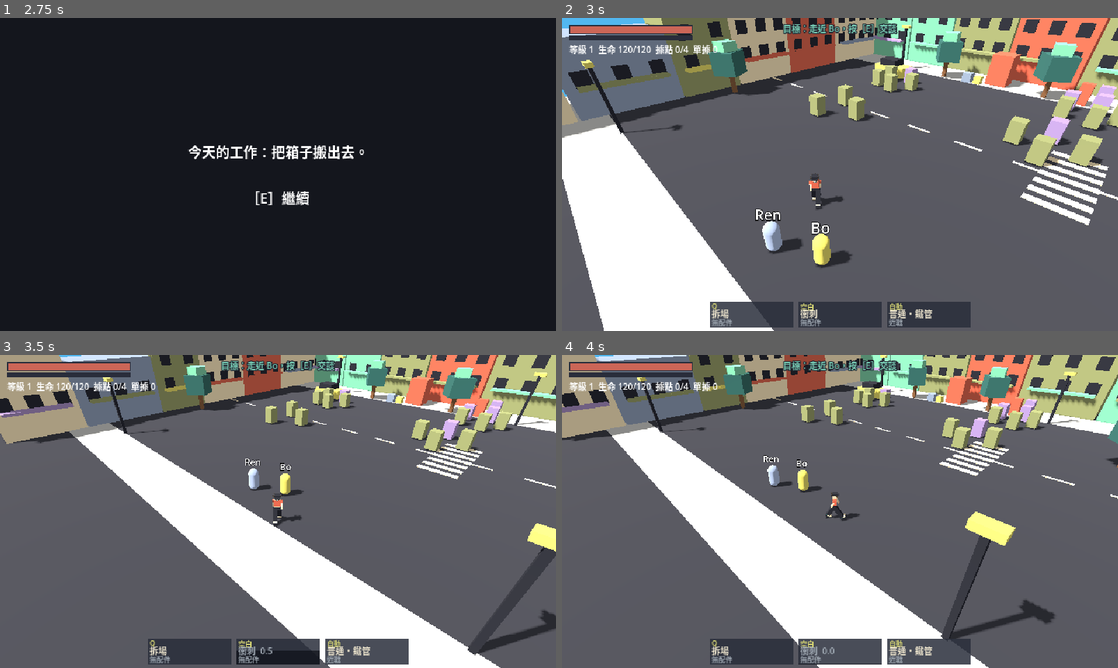
Above: before the commit, frames 1-4 (two rows, left to right).
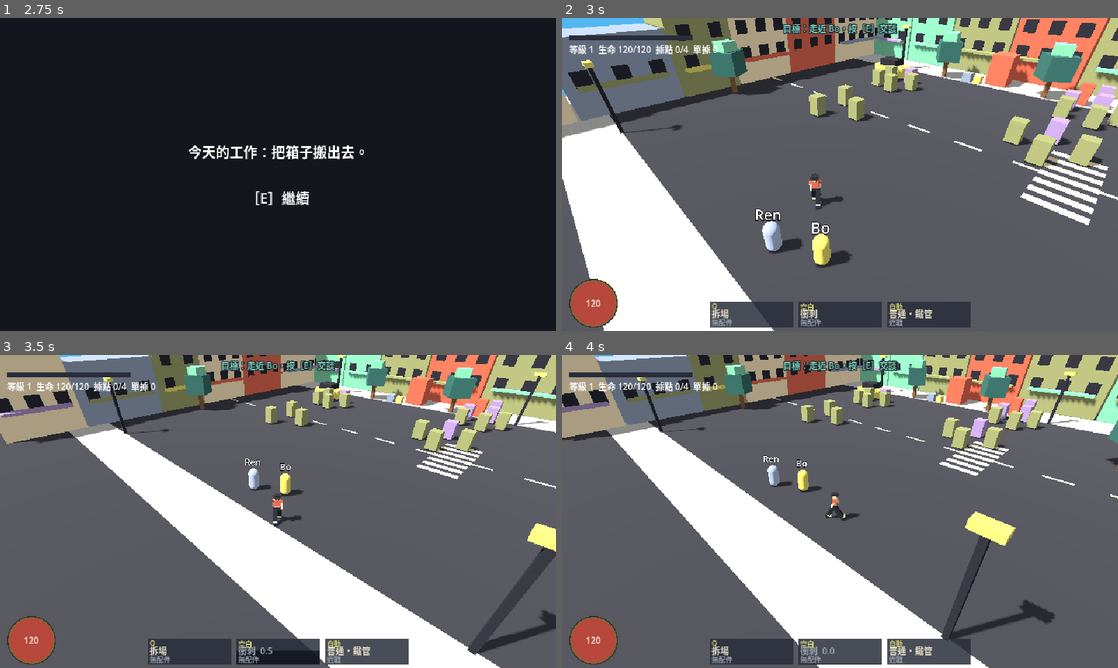
Above: after the commit, the same moments.

Repository: yauchai2/Game-Lab-2
Game: Godot game, scene res://game/title.tscn
Same seed, same stepped clock (60 frames per second), same inputs: the game is played once before the commit and once after it.
Inputs (mouse positions are in pixels of both pictures, inside the frame that each line leads up to):
- Up to frame 1 (2.75 s): click "新遊戲" at 0.5 s; click "選擇" at 1.25 s; tap Enter at 2 s; move the mouse to (400, 158) at 2.02 s; hold D from 2.03 s (still down); hold Alt from 2.03 s (still down); tap Z at 2.1 s; click (400, 158) at 2.17 s; tap Space at 2.27 s
- Up to frame 2 (3 s): tap Space at 2.75 s; move the mouse to (728, 190) at 2.77 s; release D at 2.78 s; release Alt at 2.78 s; hold S from 2.78 s (still down); tap Alt at 2.85 s; click (728, 190) at 2.92 s
- Up to frame 3 (3.5 s): keep holding S; tap Space at 3.02 s; tap Z at 3.05 s
- Up to frame 4 (4 s): move the mouse to (895, 442) at 3.52 s; release S at 3.53 s; hold D from 3.53 s (still down); hold Alt from 3.53 s (still down); tap Z at 3.6 s; click (895, 442) at 3.67 s

Frame 1 is identical in both runs. In frame 2, 1.7% of the frame differs, in the area x 1-24%, y 2-99%; in frame 3, 1.7%; in frame 4, 1.7%.

Commit message:
A 階段：傷害數字、敵人血條、頭目破防條、生命球、名牌過濾與點擊撿取
Co-Authored-By: Claude Sonnet 5.5 <noreply@anthropic.com>
Claude-Session: https://claude.ai/code/session_018tqqU7rwEZ4u67toavQ9ri

Diff:
--- a/game/scripts/boss.gd
+++ b/game/scripts/boss.gd
@@ -14,6 +14,13 @@
 var slam_pending := -1.0
 var slam_center := Vector3.ZERO
 var summoned := false
+## 破防：持續命中會累積，滿了就暈眩數秒，期間受到更多傷害。
+const BREAK_MAX := 160.0
+const STUN_TIME := 3.5
+const STUN_BONUS := 1.3
+var break_value := 0.0
+var break_decay_wait := 0.0
+var stun_left := 0.0
 
 func _ready() -> void:
 	max_hp = 520
@@ -22,6 +29,7 @@
 	attack_damage = 12
 	attack_cooldown = 1.4
 	base_color = Color("CC6657")
+	show_bar = false
 	super._ready()
 	add_to_group("boss")
 	aggro_range = 10.0
@@ -34,9 +42,18 @@
 		return
 	cooldown = maxf(cooldown - delta, 0.0)
 	knockback = knockback.move_toward(Vector3.ZERO, 30.0 * delta)
+	break_decay_wait -= delta
+	if break_decay_wait <= 0.0 and stun_left <= 0.0:
+		break_value = maxf(break_value - 12.0 * delta, 0.0)
 	var move := Vector3.ZERO
 	var player := get_tree().get_first_node_in_group("player")
-	if player and not player.dead:
+	if stun_left > 0.0:
+		stun_left -= delta
+		slam_pending = -1.0
+		_material.albedo_color = Color("9FB6E8") if int(stun_left * 8.0) % 2 == 0 else base_color
+		if stun_left <= 0.0:
+			_material.albedo_color = base_color
+	elif player and not player.dead:
 		var to: Vector3 = player.global_position - global_position
 		to.y = 0.0
 		var dist := to.length()
@@ -63,6 +80,21 @@
 	if not is_on_floor():
 		velocity.y -= gravity * delta
 	move_and_slide()
+
+func take_damage(amount: int, from_pos: Vector3 = Vector3.ZERO, knock := 6.0) -> void:
+	if hp <= 0:
+		return
+	if stun_left > 0.0:
+		amount = int(amount * STUN_BONUS)
+	elif awake:
+		break_value += amount
+		break_decay_wait = 2.0
+		if break_value >= BREAK_MAX:
+			break_value = 0.0
+			stun_left = STUN_TIME
+			SFX.play(self, "boss_warn", -2.0)
+			FLOATY.spawn(get_parent(), global_position + Vector3(0, 3.2, 0), "破防", Color("9FB6E8"), true)
+	super.take_damage(amount, from_pos, knock)
 
 func _slam_start(player: Node3D) -> void:
 	slam_cooldown = 3.5 if hp > max_hp * 0.5 else 2.5
--- a/game/scripts/enemy.gd
+++ b/game/scripts/enemy.gd
@@ -20,6 +20,11 @@
 const SFX := preload("res://game/scripts/sfx.gd")
 const PICKUP := preload("res://game/scripts/pickup.gd")
 const PROJECTILE := preload("res://game/scripts/projectile.gd")
+const FLOATY := preload("res://game/scripts/floaty.gd")
+
+var show_bar := true
+var bar_back := MeshInstance3D.new()
+var bar_fill := MeshInstance3D.new()
 
 @onready var mesh: MeshInstance3D = $Mesh
 
@@ -30,11 +35,46 @@
 		add_to_group(camp)
 	_material.albedo_color = base_color
 	mesh.material_override = _material
+	if show_bar:
+		_make_bar()
+
+func _bar_mesh(m: MeshInstance3D, color: Color, width: float) -> void:
+	var q := QuadMesh.new()
+	q.size = Vector2(width, 0.09)
+	m.mesh = q
+	var mat := StandardMaterial3D.new()
+	mat.albedo_color = color
+	mat.shading_mode = BaseMaterial3D.SHADING_MODE_UNSHADED
+	mat.billboard_mode = BaseMaterial3D.BILLBOARD_ENABLED
+	mat.no_depth_test = true
+	m.material_override = mat
+
+# 敵人血條：受傷後才顯示。
+func _make_bar() -> void:
+	_bar_mesh(bar_back, Color("14161D"), 0.84)
+	_bar_mesh(bar_fill, Color("CC6657"), 0.8)
+	bar_back.position = Vector3(0, 2.0, 0)
+	bar_fill.position = Vector3(0, 2.0, 0.01)
+	bar_back.visible = false
+	bar_fill.visible = false
+	add_child(bar_back)
+	add_child(bar_fill)
+
+func _update_bar() -> void:
+	var visible_bar := show_bar and hp > 0 and hp < max_hp
+	bar_back.visible = visible_bar
+	bar_fill.visible = visible_bar
+	if visible_bar:
+		var f := clampf(float(hp) / float(max_hp), 0.0, 1.0)
+		bar_fill.scale.x = maxf(f, 0.001)
+		bar_fill.position.x = -0.4 * (1.0 - f)
 
 func take_damage(amount: int, from_pos: Vector3 = Vector3.ZERO, knock := 6.0) -> void:
 	if hp <= 0:
 		return
 	hp -= amount
+	FLOATY.spawn(get_parent(), global_position + Vector3(0, 1.9, 0), str(amount))
+	_update_bar()
 	wake()
 	var away := global_position - from_pos
 	away.y = 0.0
@@ -48,6 +88,8 @@
 		if camp != "":
 			remove_from_group(camp)
 		collision_layer = 0
+		bar_back.visible = false
+		bar_fill.visible = false
 		_drop_loot()
 		SFX.play(self, "enemy_die", -4.0)
 		var die := create_tween()
--- /dev/null
+++ b/game/scripts/floaty.gd
@@ -0,0 +1,20 @@
+extends RefCounted
+## 浮動傷害數字：在 3D 世界裡向上飄並淡出。
+
+static func spawn(world: Node, pos: Vector3, text: String, color := Color("F4F0E4"), big := false) -> void:
+	var l := Label3D.new()
+	l.text = text
+	l.billboard = BaseMaterial3D.BILLBOARD_ENABLED
+	l.no_depth_test = true
+	l.pixel_size = 0.012 if big else 0.008
+	l.font_size = 40
+	l.outline_size = 10
+	l.modulate = color
+	l.outline_modulate = Color("14161D")
+	world.add_child(l)
+	l.global_position = pos + Vector3(randf_range(-0.3, 0.3), 0.0, 0.0)
+	var tw := l.create_tween()
+	tw.set_parallel(true)
+	tw.tween_property(l, "position:y", l.position.y + 1.1, 0.7)
+	tw.tween_property(l, "modulate:a", 0.0, 0.7).set_delay(0.25)
+	tw.chain().tween_callback(l.queue_free)
--- a/game/scripts/hud.gd
+++ b/game/scripts/hud.gd
@@ -3,8 +3,10 @@
 const SFX := preload("res://game/scripts/sfx.gd")
 const BAR_SIZE := Vector2(140, 8)
 
-var hp_back := ColorRect.new()
-var hp_fill := ColorRect.new()
+var orb := Control.new()
+var break_back := ColorRect.new()
+var break_fill := ColorRect.new()
+var break_label := Label.new()
 var xp_back := ColorRect.new()
 var xp_fill := ColorRect.new()
 var info := Label.new()
@@ -39,17 +41,27 @@
 	boss_back.add_child(boss_fill)
 	boss_fill.position = Vector2(1, 1)
 	boss_label.add_theme_font_size_override("font_size", 10)
-	boss_label.position = Vector2(430, 18)
+	boss_label.position = Vector2(430, 30)
 	boss_label.visible = false
 	add_child(boss_label)
-	hp_back.color = Color("292D3B")
-	hp_back.position = Vector2(8, 8)
-	hp_back.size = BAR_SIZE + Vector2(2, 2)
-	add_child(hp_back)
-	hp_fill.color = Color("CC6657")
-	hp_fill.position = Vector2(9, 9)
-	hp_fill.size = BAR_SIZE
-	add_child(hp_fill)
+	orb.set_script(load("res://game/scripts/orb.gd"))
+	orb.position = Vector2(8, 300)
+	orb.size = Vector2(56, 56)
+	orb.mouse_filter = Control.MOUSE_FILTER_IGNORE
+	add_child(orb)
+	break_back.color = Color("292D3B")
+	break_back.position = Vector2(430, 22)
+	break_back.size = Vector2(202, 5)
+	break_back.visible = false
+	add_child(break_back)
+	break_fill.color = Color("9FB6E8")
+	break_fill.position = Vector2(1, 1)
+	break_fill.size = Vector2(0, 3)
+	break_back.add_child(break_fill)
+	break_label.add_theme_font_size_override("font_size", 8)
+	break_label.position = Vector2(560, 30)
+	break_label.visible = false
+	add_child(break_label)
 	xp_back.color = Color("292D3B")
 	xp_back.position = Vector2(8, 20)
 	xp_back.size = Vector2(BAR_SIZE.x + 2, 5)
@@ -95,7 +107,9 @@
 	add_child(banner)
 
 func _process(_delta: float) -> void:
-	hp_fill.size.x = BAR_SIZE.x * float(jax.hp) / float(jax.max_hp)
+	orb.ratio = float(jax.hp) / float(jax.max_hp)
+	orb.label_text = "%d" % jax.hp
+	orb.queue_redraw()
 	xp_fill.size.x = BAR_SIZE.x * float(jax.xp) / float(jax.xp_to_next())
 	info.text = "等級 %d  生命 %d/%d  據點 %d/%d  單據 %d" % [jax.level, jax.hp, jax.max_hp, get_parent().camps_cleared(), get_parent().CAMPS.size(), jax.receipts]
 	_update_skill_bar()
@@ -106,6 +120,11 @@
 	if boss_alive:
 		boss_fill.size.x = 200.0 * float(b.hp) / float(b.max_hp)
 		boss_label.text = "頭目：" + b.boss_name
+		break_fill.size.x = 200.0 * clampf(b.break_value / b.BREAK_MAX, 0.0, 1.0)
+		break_label.text = "破防！" if b.stun_left > 0.0 else "破防"
+		break_fill.color = Color("E6D26A") if b.stun_left > 0.0 else Color("9FB6E8")
+	break_back.visible = boss_alive
+	break_label.visible = boss_alive
 	if get_parent().victory:
 		banner.text = ""
 	elif jax.dead:
--- a/game/scripts/jax.gd
+++ b/game/scripts/jax.gd
@@ -52,6 +52,7 @@
 
 const PROGRESS := preload("res://game/scripts/progress.gd")
 const SFX := preload("res://game/scripts/sfx.gd")
+const FLOATY := preload("res://game/scripts/floaty.gd")
 const SKYE_MODEL := preload("res://assets/characters/skye.glb")
 
 var char_id := "jax"
@@ -418,6 +419,7 @@
 	if dead or iframe_left > 0.0:
 		return
 	hp = maxi(hp - amount, 0)
+	FLOATY.spawn(get_parent(), global_position + Vector3(0, 2.0, 0), str(amount), Color("CC6657"), true)
 	SFX.play(self, "death" if hp == 0 else "hurt", -3.0)
 	if hp == 0:
 		dead = true
--- a/game/scripts/loot_labels.gd
+++ b/game/scripts/loot_labels.gd
@@ -6,6 +6,7 @@
 const PAD := 6.0
 
 var labels := {}
+var hide_common := false
 
 func _ready() -> void:
 	layer = 0
@@ -21,12 +22,16 @@
 	box.border_color = col.darkened(0.35)
 	box.set_border_width_all(1)
 	panel.add_theme_stylebox_override("panel", box)
-	panel.mouse_filter = Control.MOUSE_FILTER_IGNORE
+	panel.mouse_filter = Control.MOUSE_FILTER_STOP
+	panel.gui_input.connect(func(event: InputEvent) -> void:
+		if event is InputEventMouseButton and event.pressed and event.button_index == MOUSE_BUTTON_LEFT and is_instance_valid(p):
+			p.pulled = true)
 	var l := Label.new()
 	l.name = "Text"
 	l.text = _name_of(p)
 	l.add_theme_font_size_override("font_size", 9)
 	l.add_theme_color_override("font_color", col)
+	l.mouse_filter = Control.MOUSE_FILTER_IGNORE
 	l.position = Vector2(PAD, -1)
 	panel.add_child(l)
 	var w := l.get_minimum_size().x + PAD * 2.0
@@ -39,10 +44,17 @@
 	var player := get_tree().get_first_node_in_group("player")
 	return player.ITEM_TYPES[p.item["type"]]["name"] if player else "物品"
 
+# Z：只顯示藍色以上的名牌；按住 Alt：暫時顯示全部。
+func _unhandled_input(event: InputEvent) -> void:
+	if event is InputEventKey and event.pressed and not event.echo and event.keycode == KEY_Z:
+		hide_common = not hide_common
+
 func _process(_delta: float) -> void:
 	var cam := get_viewport().get_camera_3d()
 	if cam == null:
 		return
+	visible = not get_tree().paused
+	var show_all := Input.is_key_pressed(KEY_ALT)
 	var rects: Array = []
 	for p in get_tree().get_nodes_in_group("item_pickups"):
 		if not is_instance_valid(p):
@@ -52,6 +64,10 @@
 			continue
 		var sp := cam.unproject_position(pos)
 		var panel := _label_for(p)
+		var hidden: bool = hide_common and not show_all and p.item["rarity"] == 0
+		panel.visible = not hidden
+		if hidden:
+			continue
 		panel.position = sp - Vector2(panel.size.x * 0.5, LABEL_H)
 		rects.append([panel, p])
 	# 由上而下排開，重疊就往下推
--- /dev/null
+++ b/game/scripts/orb.gd
@@ -0,0 +1,27 @@
+extends Control
+## 生命球：按血量比例填滿的圓球（仿 PoE 2 左下角紅球）。
+
+var ratio := 1.0
+var fill_color := Color("B8483B")
+var label_text := ""
+const R := 26.0
+
+func _draw() -> void:
+	var c := Vector2(R + 2, R + 2)
+	draw_circle(c, R + 2, Color("3A3426"))
+	draw_circle(c, R, Color("14120F"))
+	if ratio > 0.0:
+		var y_cut := c.y + R - 2.0 * R * clampf(ratio, 0.0, 1.0)
+		var pts := PackedVector2Array()
+		var steps := 40
+		for i in steps + 1:
+			var a := TAU * i / steps
+			var p := c + Vector2(cos(a), sin(a)) * R
+			if p.y >= y_cut:
+				pts.append(p)
+		if pts.size() >= 3:
+			draw_colored_polygon(pts, fill_color)
+	draw_arc(c, R, 0.0, TAU, 40, Color("7A6A3E"), 1.5)
+	var font := ThemeDB.fallback_font
+	var w := font.get_string_size(label_text, HORIZONTAL_ALIGNMENT_LEFT, -1, 10).x
+	draw_string(font, c + Vector2(-w * 0.5, 4), label_text, HORIZONTAL_ALIGNMENT_LEFT, -1, 10, Color("F4F0E4"))
--- a/game/scripts/pickup.gd
+++ b/game/scripts/pickup.gd
@@ -9,6 +9,7 @@
 var age := 0.0
 var full_msg_timer := 0.0
 var blocked_now := false
+var pulled := false
 
 const MAGNET_RANGE := 4.0
 const COLLECT_RANGE := 0.9
@@ -77,5 +78,5 @@
 					return
 				SFX.play(self, "pickup_item")
 		queue_free()
-	elif dist < MAGNET_RANGE and age > 0.4:
-		global_position += to.normalized() * 9.0 * delta
+	elif (dist < MAGNET_RANGE and age > 0.4) or pulled:
+		global_position += to.normalized() * (14.0 if pulled else 9.0) * delta
Not shown, changed: docs/guides/godot-setup.md
